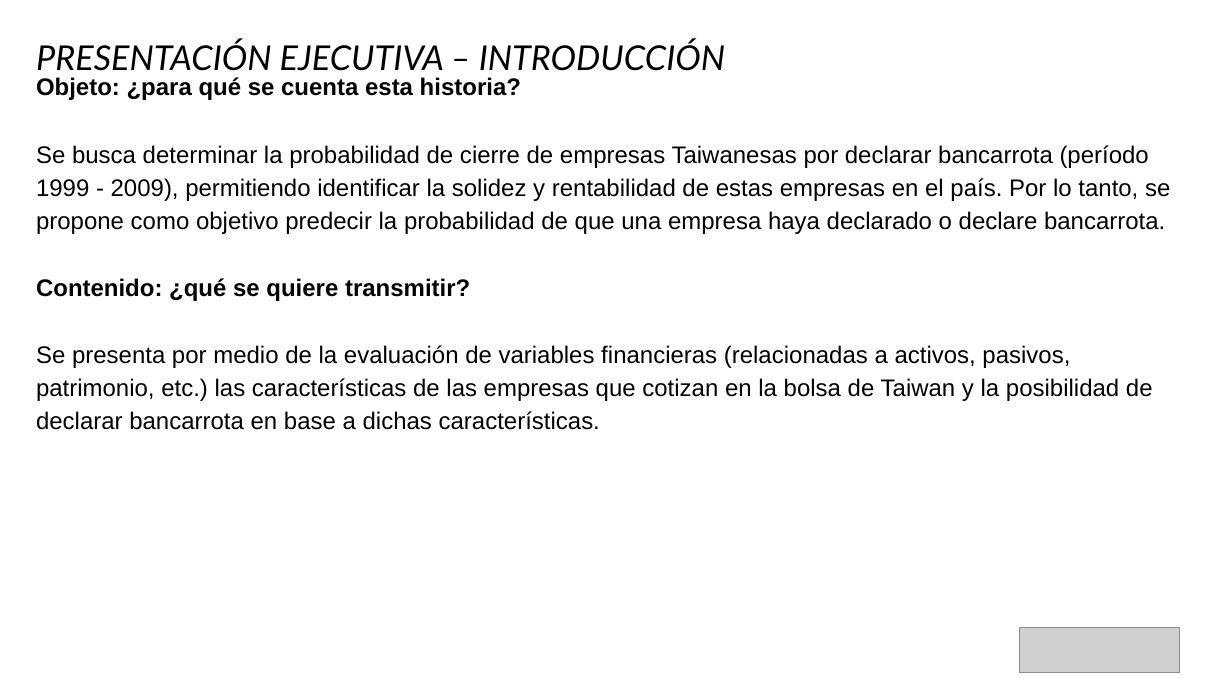
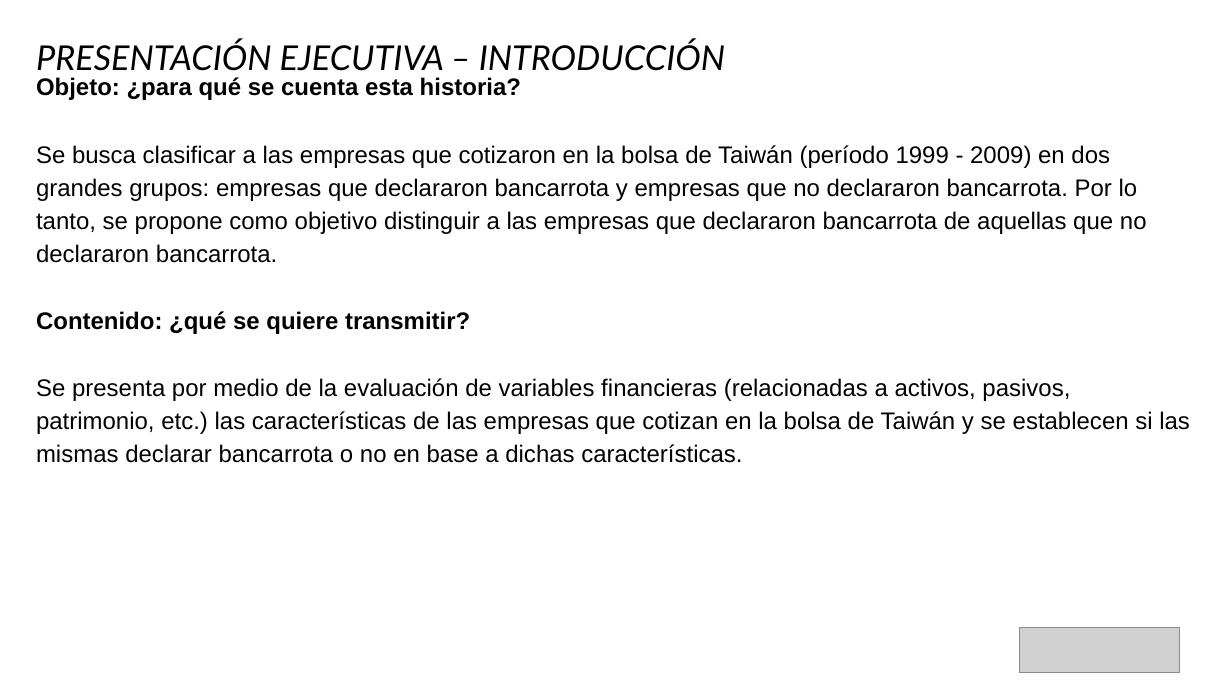
Before and after one commit to lechori/proyectobancarrota, a slide deck: slide 2 of Proyecto Bancarrota - Coderhouse - Presentación Ejecutiva.pptx. Drawn at 1232x693 pixels with LibreOffice and Linux fonts; fonts in the diff are those of the drawing; grey boxes stand for pictures. Boxes give left, top, right and bottom in pixels: in the first picture for what was removed or moved away, otherwise in the second. Text is boxed around its words. In the diff, an @@ line names an element or a change of style, - is before the commit and + after.

```diff
--- a/Proyecto Bancarrota - Coderhouse - Presentación Ejecutiva.pptx
+++ b/Proyecto Bancarrota - Coderhouse - Presentación Ejecutiva.pptx
@@ text at <box>36,145,1147,263</box>: text changed @@
-Se busca determinar la probabilidad de cierre de empresas Taiwanesas por declarar bancarrota (período 1999 - 2009), permitiendo identificar la solidez y rentabilidad de estas empresas en el país. Por lo tanto, se propone como objetivo predecir la probabilidad de que una empresa haya declarado o declare bancarrota.
+Se busca clasificar a las empresas que cotizaron en la bolsa de Taiwán (período 1999 - 2009) en dos grandes grupos: empresas que declararon bancarrota y empresas que no declararon bancarrota. Por lo tanto, se propone como objetivo distinguir a las empresas que declararon bancarrota de aquellas que no declararon bancarrota.
@@ text at <box>36,378,1190,463</box>: text changed @@
-Se presenta por medio de la evaluación de variables financieras (relacionadas a activos, pasivos, patrimonio, etc.) las características de las empresas que cotizan en la bolsa de Taiwan y la posibilidad de declarar bancarrota en base a dichas características.
+Se presenta por medio de la evaluación de variables financieras (relacionadas a activos, pasivos, patrimonio, etc.) las características de las empresas que cotizan en la bolsa de Taiwán y se establecen si las mismas declarar bancarrota o no en base a dichas características.
```
Also in this commit, not shown: 5 other slides changed.
